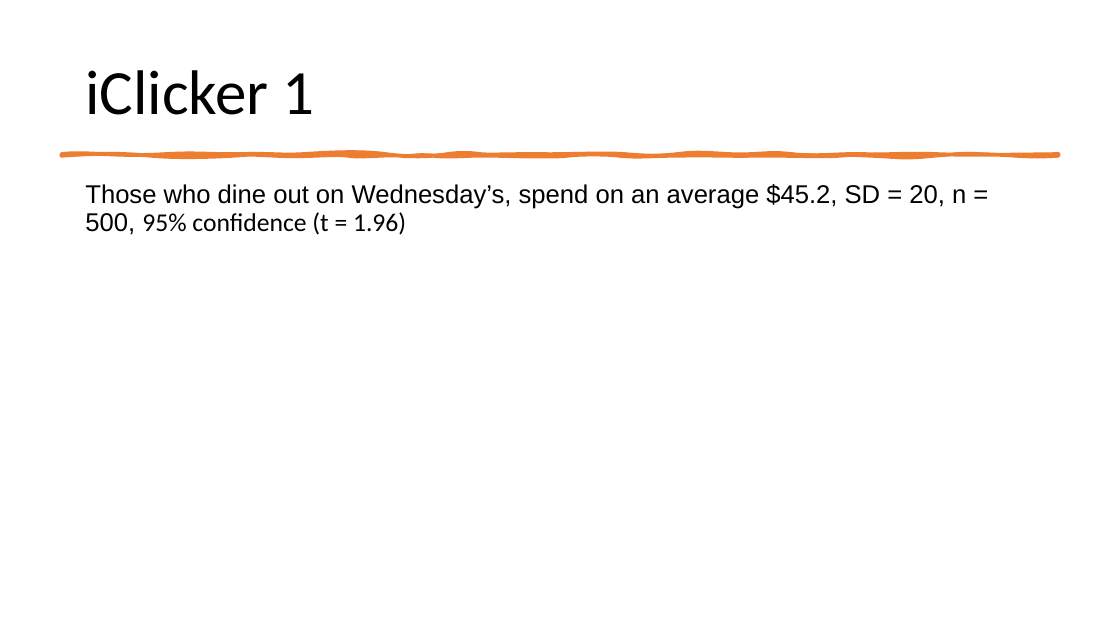
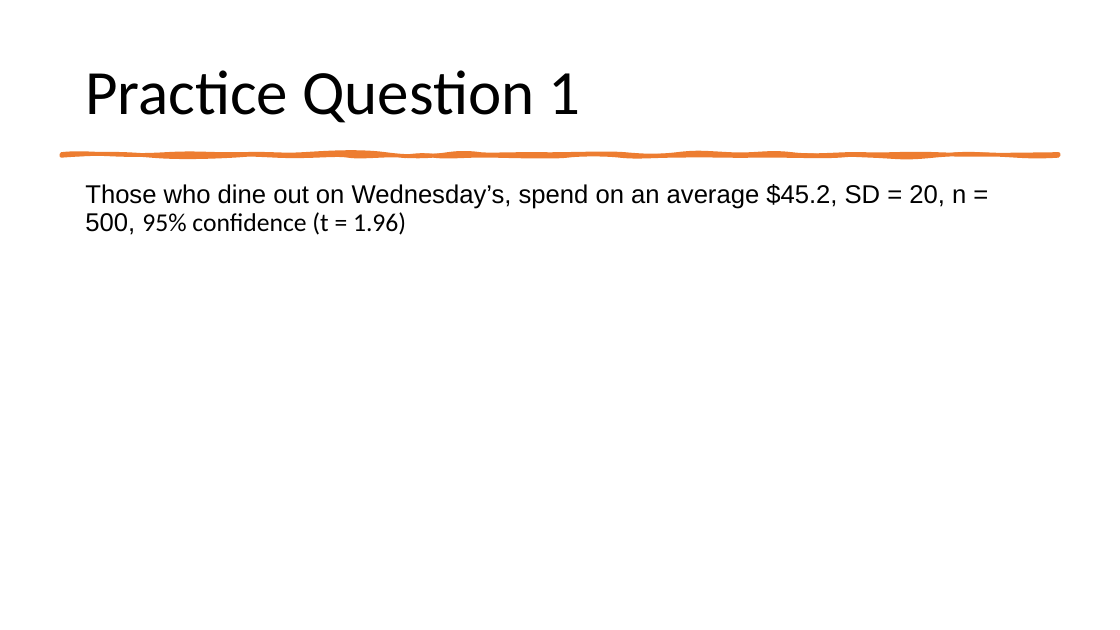
Before and after one commit to mikenguyen13/mar4050, a slide deck: slide 8 of lectures/14/2_Review.pptx (slide 7 before the commit). Drawn at 1120x630 pixels with LibreOffice and Linux fonts; fonts in the diff are those of the drawing. Boxes give left, top, right and bottom in pixels: in the first picture for what was removed or moved away, otherwise in the second. Text is boxed around its words. In the diff, an @@ line names an element or a change of style, - is before the commit and + after.

```diff
--- a/lectures/14/2_Review.pptx
+++ b/lectures/14/2_Review.pptx
@@ title at [85,70,581,123]: text changed @@
-iClicker 1
+Practice Question 1
```
Also in this commit, not shown: 7 other slides changed, 3 slides added, 2 slides removed, 3 other files.
